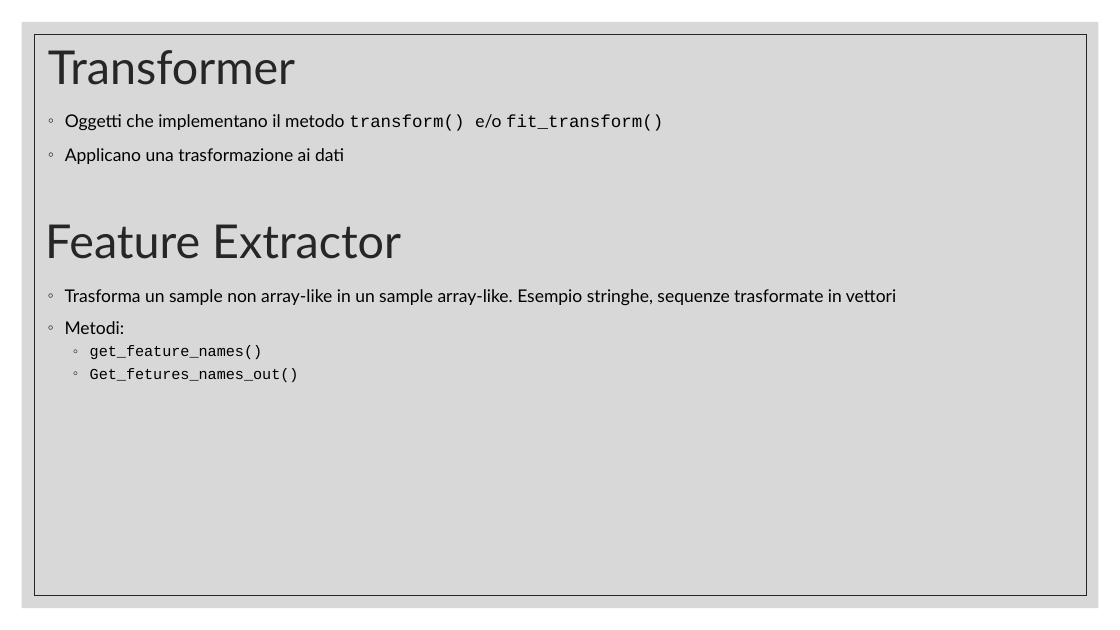
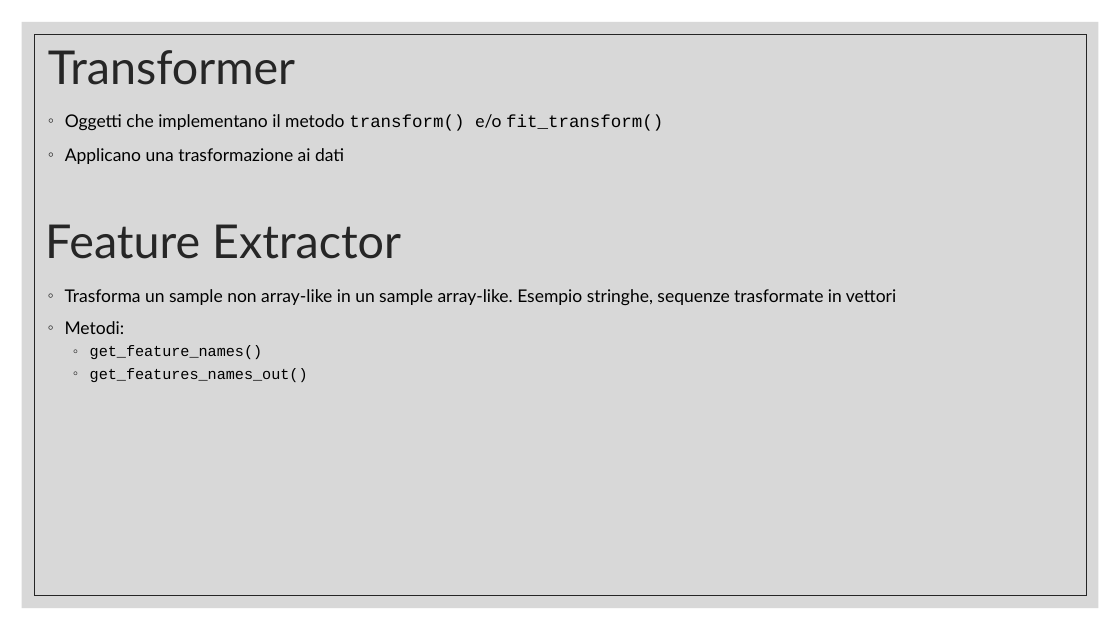
Before and after one commit to matzigno/CSML22, a slide deck: slide 7 of slide/Scikit-Learn.pptx. Drawn at 1120x630 pixels with LibreOffice and Linux fonts; fonts in the diff are those of the drawing. Boxes give left, top, right and bottom in pixels: in the first picture for what was removed or moved away, otherwise in the second. Text is boxed around its words. In the diff, an @@ line names an element or a change of style, - is before the commit and + after.

```diff
--- a/slide/Scikit-Learn.pptx
+++ b/slide/Scikit-Learn.pptx
@@ text at [90,368,308,382]: text changed @@
-  ◦ Get_fetures_names_out()
+  ◦ get_features_names_out()
```
Also in this commit, not shown: 1 other slide changed, 1 other file.
